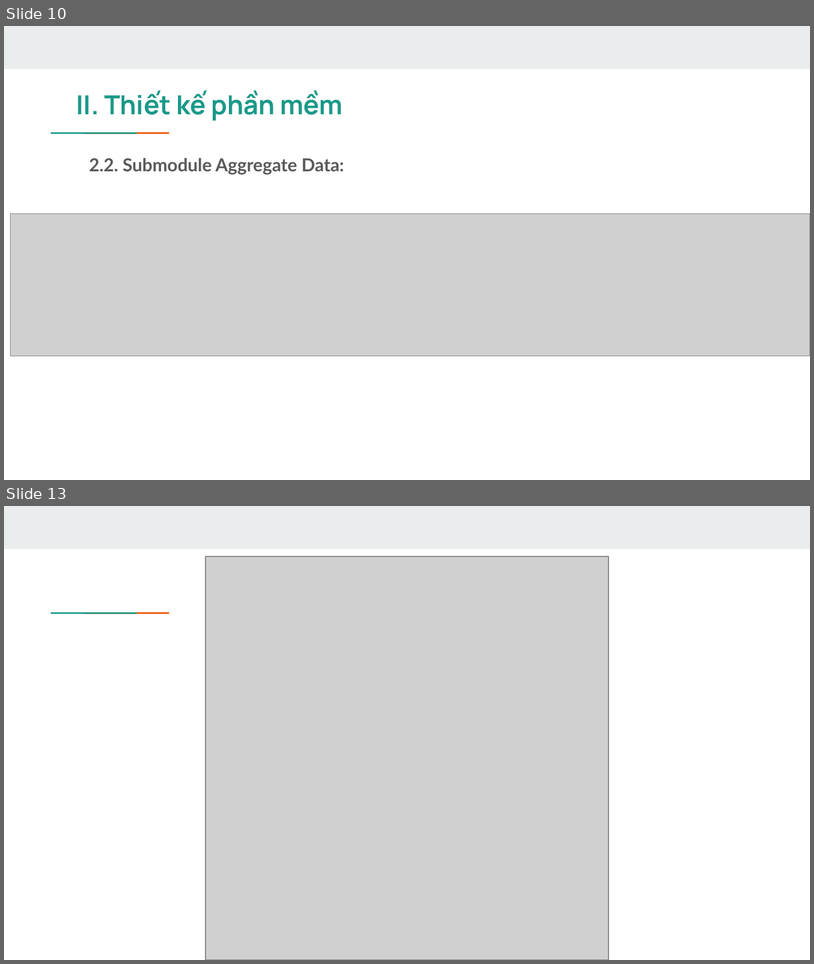
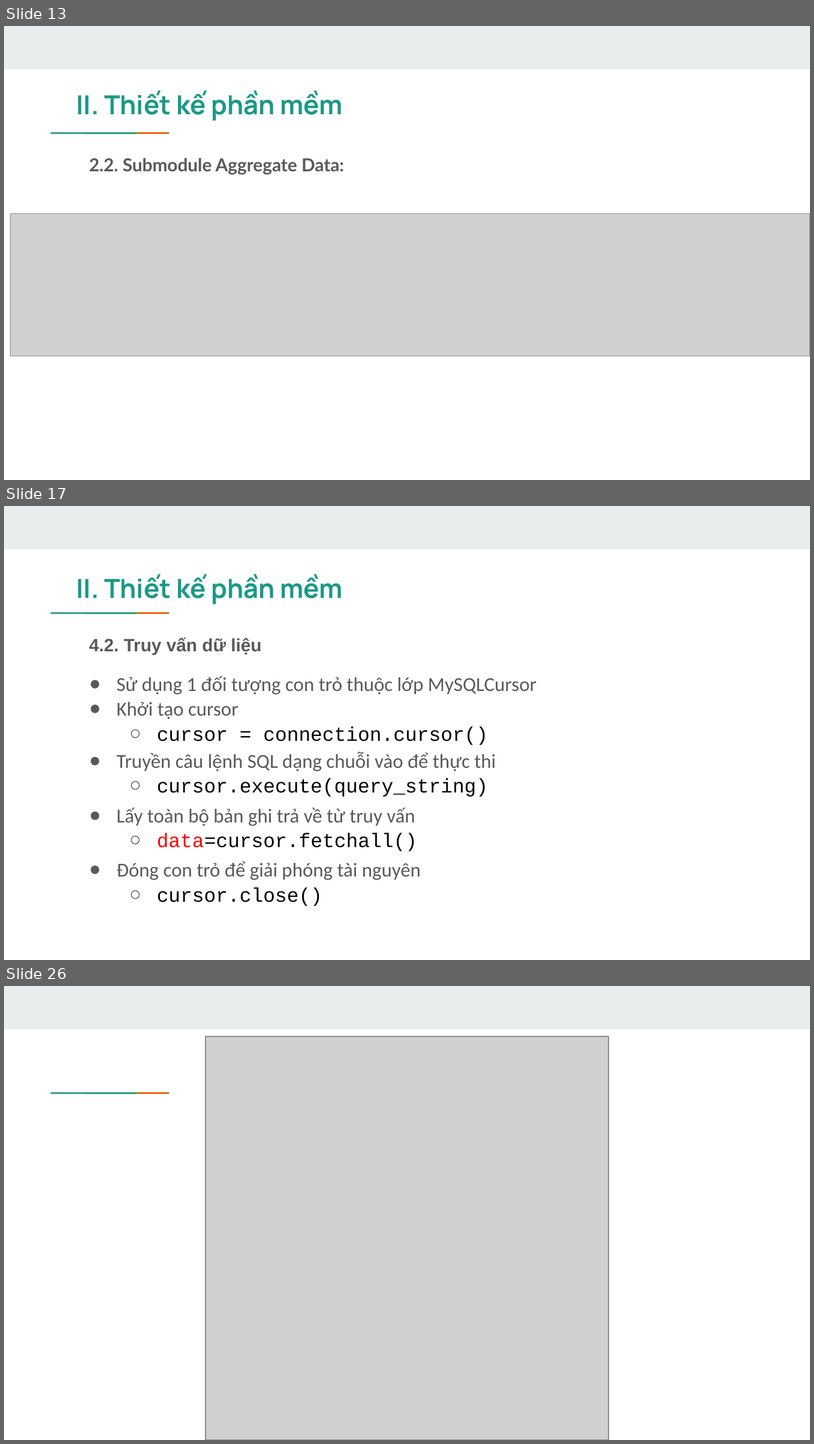
Before and after one commit to hungvm2/retail_store_analytics, a slide deck: Presentation slide.pptx. Shown one above the other, each under a label of ours: slides 10 and 13 before the commit, slides 13, 17 and 26 after it; the slides between them are not shown. The pictures are 814x964 and 814x1444 pixels, drawn with LibreOffice and Linux fonts; fonts in the diff are those of the drawing; grey boxes stand for pictures. Boxes give left, top, right and bottom in pixels: in the first picture for what was removed or moved away, otherwise in the second. Text is boxed around its words. In the diff, an @@ line names an element or a change of style, - is before the commit and + after.

```diff
--- a/Presentation slide.pptx
+++ b/Presentation slide.pptx
@@ slide 17 added at bbox=[4, 506, 810, 960], background #FFFFFF; not listed: 3 template elements that a slide beside it also shows @@
@@ title added at bbox=[77, 574, 343, 604], 23.4 pt, text #1A9988, bold @@
+II. Thiết kế phần mềm
@@ text added at bbox=[89, 637, 261, 655], 16 pt, text #595959, bold @@
+4.2. Truy vấn dữ liệu
@@ text added at bbox=[117, 676, 537, 906], 17.6 pt, text #595959 @@
+● Sử dụng 1 đối tượng con trỏ thuộc lớp MySQLCursor
+● Khởi tạo cursor
+  ○ cursor = connection.cursor()
+● Truyền câu lệnh SQL dạng chuỗi vào để thực thi
+  ○ cursor.execute(query_string)
+  ● Lấy toàn bộ bản ghi trả về từ truy vấn
+  ○ data=cursor.fetchall()
+  ● Đóng con trỏ để giải phóng tài nguyên
+  ○ cursor.close()
@@ what was slide 10 is now slide 13 @@
@@ what was slide 13 is now slide 26 @@
```
Also in this commit, not shown: 5 slides changed, 14 other slides added, 2 slides removed, 16 other files.
